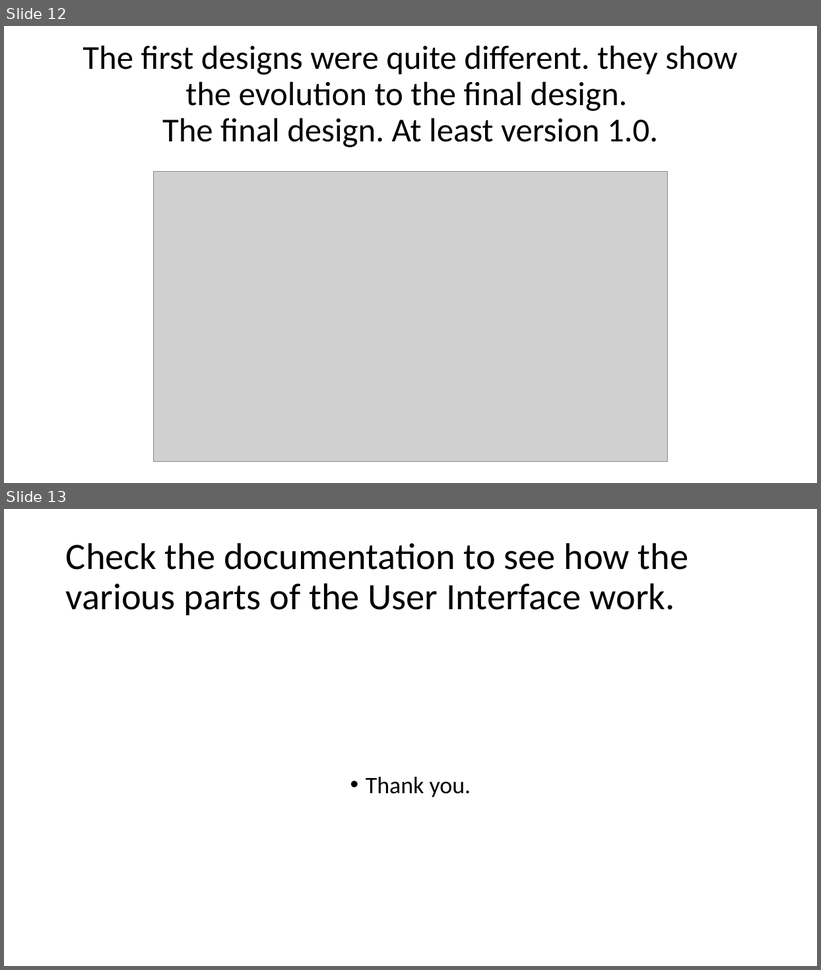
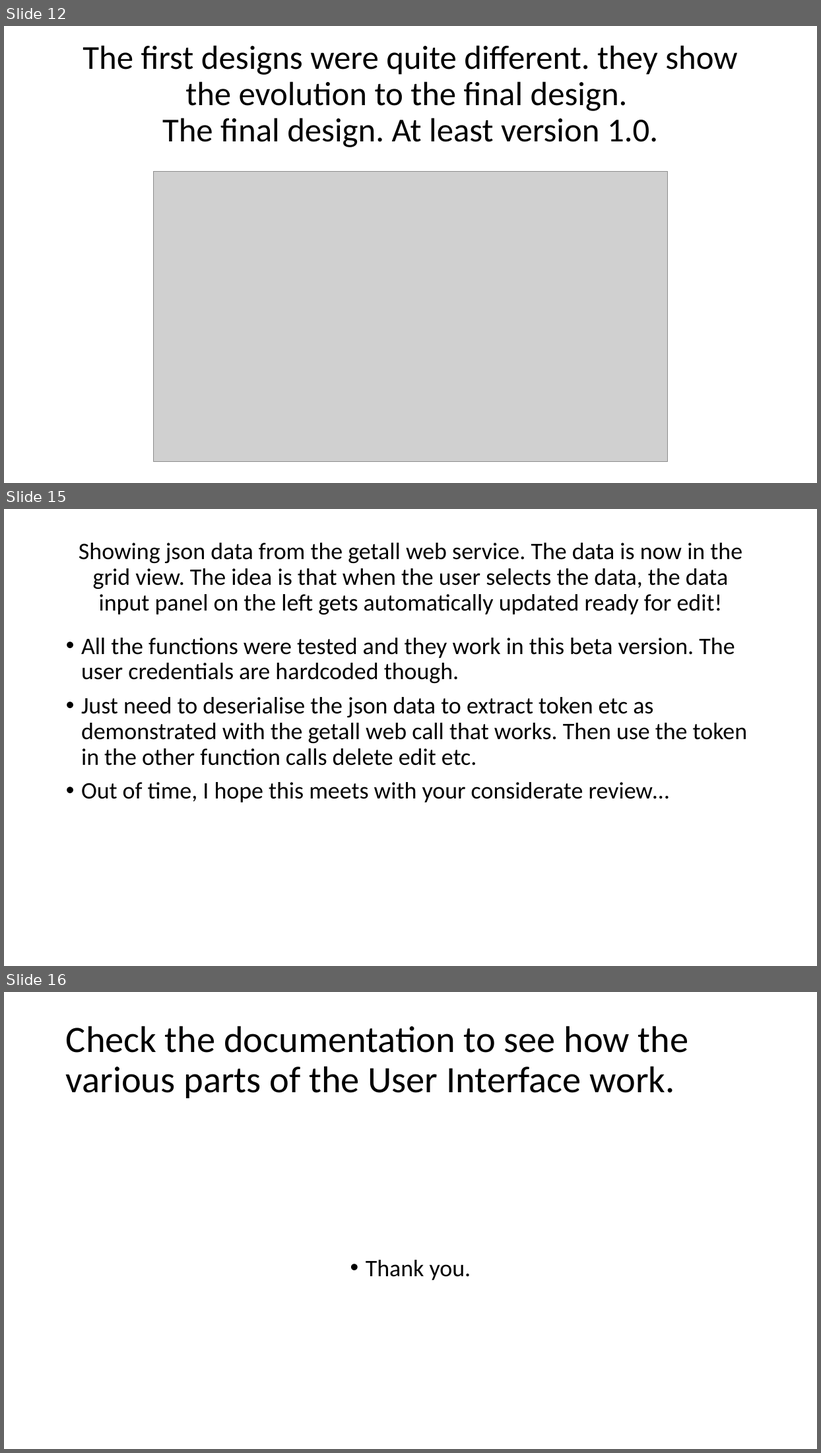
Before and after one commit to kkaunda/mra, a slide deck: MRA/Deliverables/MRATaxpayerApp-SCREEN-DESIGNS-AND-MENUS.pptx. Shown one above the other, each under a label of ours: slides 12 and 13 before the commit, slides 12, 15 and 16 after it; the slides between them are not shown. The pictures are 821x970 and 821x1453 pixels, drawn with LibreOffice and Linux fonts; fonts in the diff are those of the drawing; grey boxes stand for pictures. Boxes give left, top, right and bottom in pixels: in the first picture for what was removed or moved away, otherwise in the second. Text is boxed around its words. In the diff, an @@ line names an element or a change of style, - is before the commit and + after.

Commit message:
Add files via upload
Hello
sadly this may be the final commit! A beta version of the App. I hope to be called for the interview where i can be asked about it...
anyway, in the beta version i tested all functions and they work . i did not have time to use try constructs in some cases. and  validations.

all the best.
i will appreciate the opportunity to work for MRA,

```diff
--- a/MRA/Deliverables/MRATaxpayerApp-SCREEN-DESIGNS-AND-MENUS.pptx
+++ b/MRA/Deliverables/MRATaxpayerApp-SCREEN-DESIGNS-AND-MENUS.pptx
@@ slide 15 added at bbox=[4, 509, 817, 966], background #FFFFFF @@
@@ title added at bbox=[79, 543, 743, 615], 28 pt, text #000000 @@
+Showing json data from the getall web service. The data is now in the grid view. The idea is that when the user selects the data, the data input panel on the left gets automatically updated ready for edit!
@@ text added at bbox=[81, 638, 747, 803], 28 pt, text #000000 @@
+• All the functions were tested and they work in this beta version. The user credentials are hardcoded though.
+• Just need to deserialise the json data to extract token etc as demonstrated with the getall web call that works. Then use the token in the other function calls delete edit etc.
+• Out of time, I hope this meets with your considerate review…
@@ what was slide 13 is now slide 16 @@
```
Also in this commit, not shown: 2 other slides added, 5 other files.
